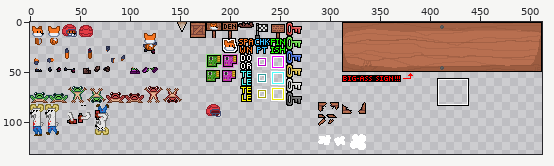
A sprite sheet gets an edit: res/entity.png. The picture above shows the old version from afar; the outline marks the close-up.
Close-up. First the earlier version:
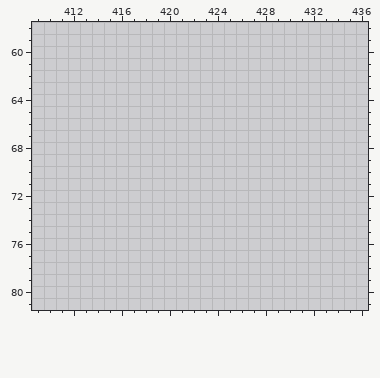
The file is 512x256 pixels. Colours within 5 levels of each other are drawn and written as one. Shown: x 409..436, y 58..81. The wide view leaves out empty margins.
Palette (. is transparent): 
The same view after the edit:
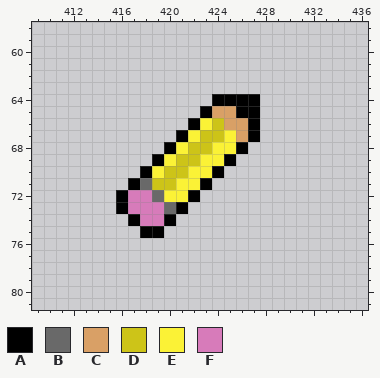
Colours new in this view: A #000000  B #696969  C #d9a066  D #cdc418  E #fbf236  F #d77bba
Edits made:
Changed rows in their new state; - is an unchanged pixel.
first column x 416:
64 --------AAAA
65 -------ACCAA
66 ------AEDCCA
67 -----AEDDECA
68 ----AEDDEEA-
69 ---AEDDEEA--
70 --AEDDEEA---
71 -ABDDEEA----
72 AFFBEEA-----
73 AFFFBA------
74 -AFFA-------
75 --AA--------
Boxes around the changes in both close-ups, in picture pixels (x1, y1, x2, y2):
added: (116, 94, 260, 238)
